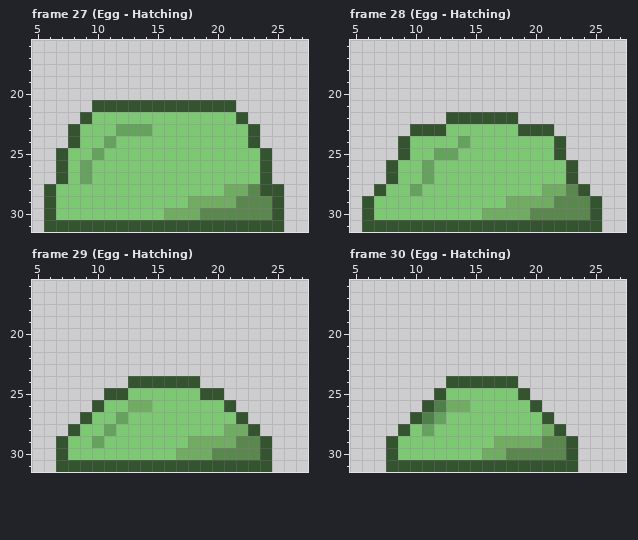
Pixel-art file, stored at godot/Slime Kingdoms/assets/Slime/Slime.ase. The first picture shows the starting point.
32x32 pixels, 34 frames. Colours within 5 levels of each other are drawn and written as one. Shown: frame 27 (Egg - Hatching): x 5..27, y 16..31; frame 28 (Egg - Hatching): x 5..27, y 16..31; frame 29 (Egg - Hatching): x 5..27, y 16..31; frame 30 (Egg - Hatching): x 5..27, y 16..31. The commit also changed other frames, which this record leaves out.
The same view after the edit:
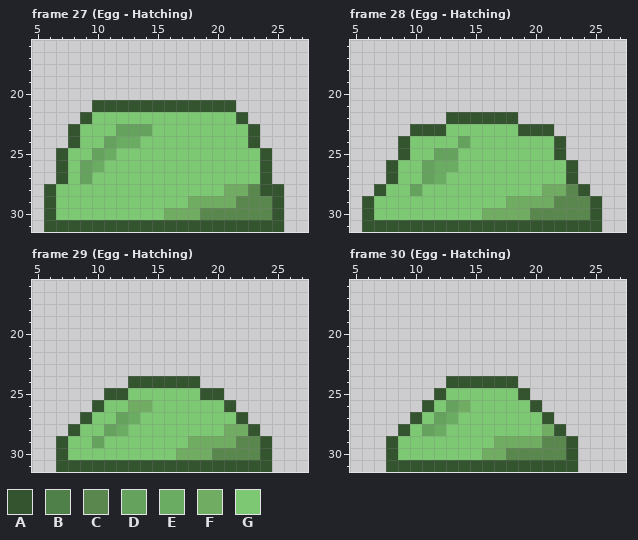
Palette (. is transparent): A #34532f  B #508049  C #59874d  D #65a25d  E #6bac63  F #71ac63  G #7dc873
From the commit log: work on slime sprite Clark was here :V
Edits made:
Changed rows in their new state; - is an unchanged pixel.
Frame 27 (Egg - Hatching), layer "Slime V3":
first column x 10:
24 --EE
25 -E--
26 E---
Frame 28 (Egg - Hatching), layer "Slime V3":
first column x 12:
26 EE
27 E-
Frame 29 (Egg - Hatching), layer "Slime V3":
first column x 12:
27 -E
28 E-
Frame 30 (Egg - Hatching), layer "Slime V3":
first column x 11:
26 -GD
27 G-E
28 -E-
